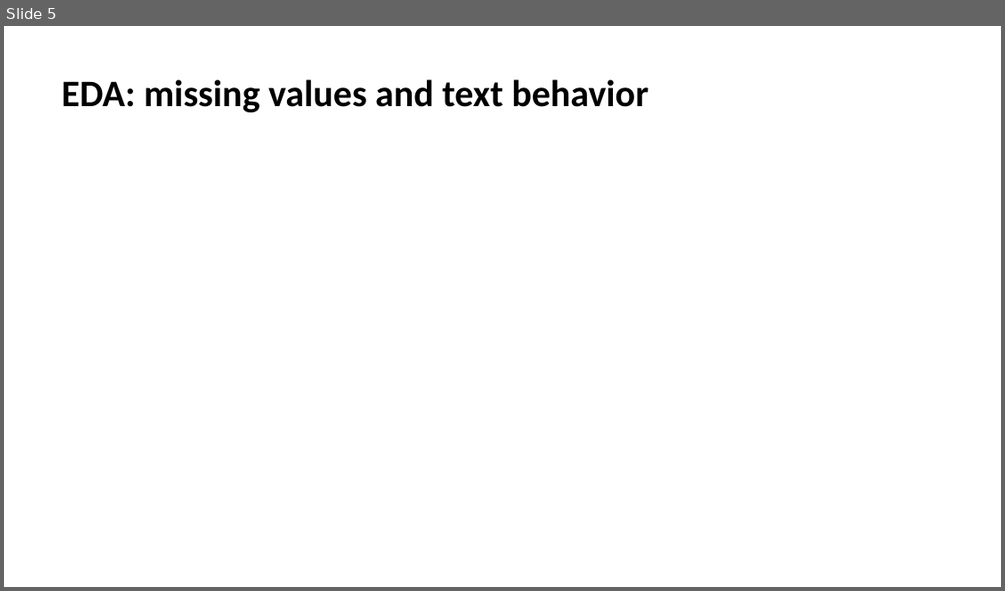
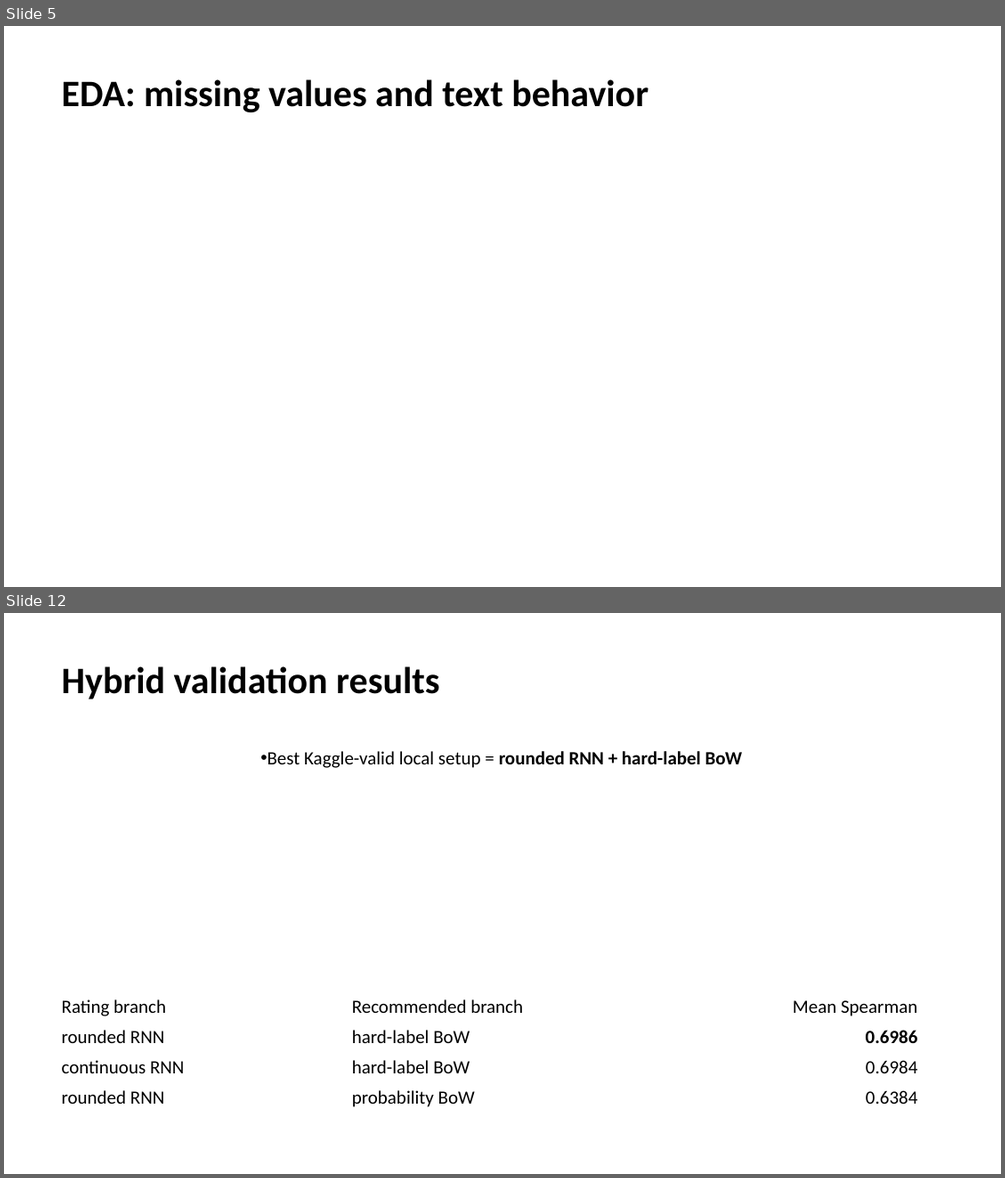
Before and after one commit to dariaproniakova/danit_final_project, a slide deck: presentation/Presentation_project.pptx. Shown one above the other, each under a label of ours: slide 5 before the commit, slides 5 and 12 after it; the slides between them are not shown. The pictures are 1005x591 and 1005x1178 pixels, drawn with LibreOffice and Linux fonts; fonts in the diff are those of the drawing. Boxes give left, top, right and bottom in pixels: in the first picture for what was removed or moved away, otherwise in the second. Text is boxed around its words. In the diff, an @@ line names an element or a change of style, - is before the commit and + after.

```diff
--- a/presentation/Presentation_project.pptx
+++ b/presentation/Presentation_project.pptx
@@ slide 12 added at <box>4,613,1001,1174</box>, background #FFFFFF @@
@@ title added at <box>62,666,439,699</box>, 36 pt, text #000000, bold @@
+Hybrid validation results
@@ text added at <box>267,751,743,768</box>, 18 pt, text #000000 @@
+• Best Kaggle-valid local setup = rounded RNN + hard-label BoW
@@ table added at <box>54,991,924,1111</box>, 4 rows, 3 columns @@
+Rating branch | Recommended branch | Mean Spearman
+rounded RNN | hard-label BoW | 0.6986
+continuous RNN | hard-label BoW | 0.6984
+rounded RNN | probability BoW | 0.6384
```
Also in this commit, not shown: 8 other slides added, 3 other files.
